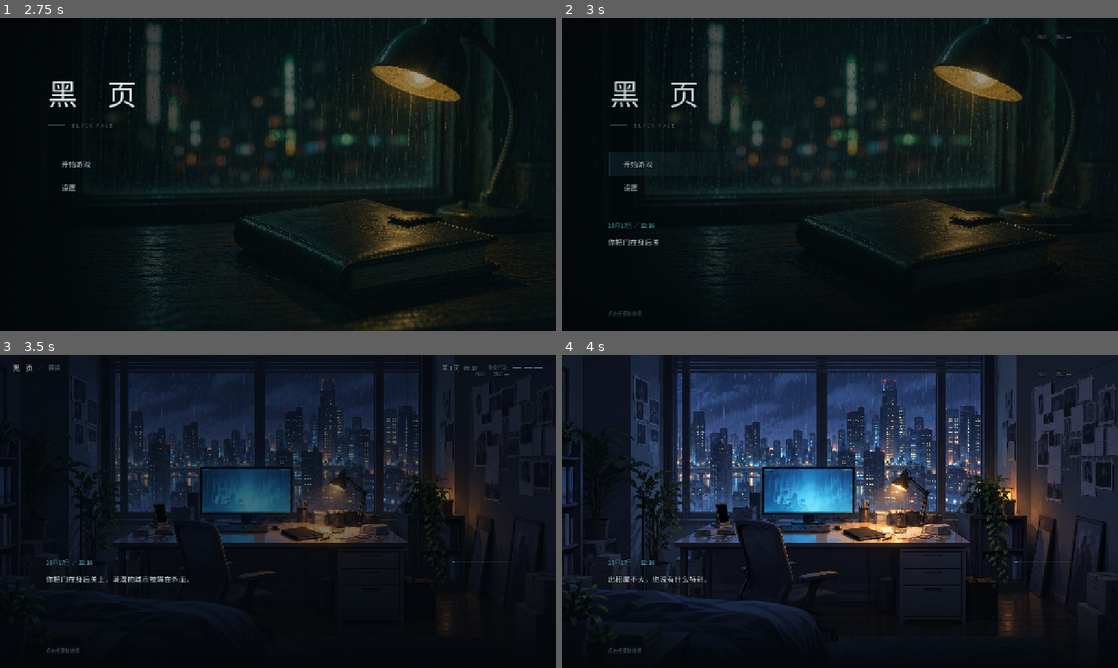
Above: before the commit, frames 1-4 (two rows, left to right).
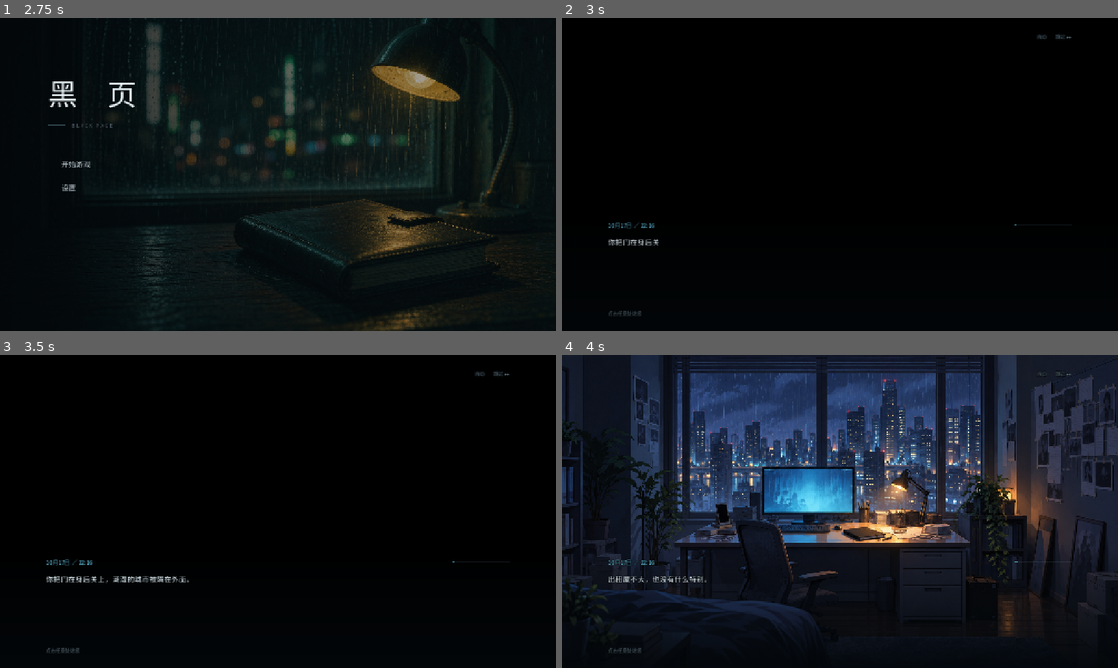
Above: after the commit, the same moments.

Repository: TreSir/-
Game: Godot game, scene res://scenes/black_page/main.tscn
The game is run twice, just before and just after one commit, with the same random seed, the same clock (stepped at 60 frames per second) and the same inputs.
Inputs (mouse positions are in pixels of both pictures, inside the frame that each line leads up to):
- Up to frame 1 (2.75 s): click (278, 174) at 0.5 s; click (278, 174) at 1.25 s; click (22, 30) at 2 s, where only the run before the commit has a clickable "黑 页"
- Up to frame 2 (3 s): click (689, 165) at 2.77 s
- Up to frame 3 (3.5 s): no input
- Up to frame 4 (4 s): tap Enter (ui_accept) at 3.5, 3.77 s; move the mouse to (962, 495) at 3.52 s; hold Right (ui_right) from 3.53 s (still down); tap Space at 3.6 s; click (962, 495) at 3.67 s

Frame 1 is identical in both runs. In frame 2, 31% of the frame differs, in the area x 8-100%, y 0-98%; in frame 3, 47%, in the area x 0-100%, y 0-90%; in frame 4, nothing differs.

Commit message:
修：序章里一直露着主界面 HUD + 第一页不是黑屏
用户圈出序章第一页右上角的「第 1 天 09:10 / 剩余行动 / 行动点」。复现后确认两个问题：

一、顶栏 HUD 压根没被藏过
   _build_topbar() 把这个 HUD 行**直接挂在主节点上**（add_child(row)），
   **不是 shell 的子节点**；而 _reveal_hud() 只藏了 shell + 侧栏。
   → 序章演出时顶栏一直露着，测试却全绿（测试只断言 shell.visible == false）。

   修：加 _topbar 引用，_reveal_hud 一并管它。

二、background = "black" 的页其实是透明的
   _apply_backdrop("black") 只把贴图置空 → 这一层透明 → 底下的主界面
   （房间插画 + HUD）整个透上来。策划案 §二 要的是黑屏。
   修：加 _blackout（实体黑 ColorRect），黑页显形、其它页收起。

⚠️ 这两条都是「测试全绿但画面是错的」——只有看图能发现。
顺带：_show_title 删除后重复定义的 _finish 也一并清掉了。

冒烟测试 87 项全过（退出码 0）。

Diff:
--- a/scripts/black_page/main.gd
+++ b/scripts/black_page/main.gd
@@ -44,6 +44,10 @@
 var game = Investigation.new()
 var scene_id := Scenes.ROOM
 var shell: Control
+## 顶栏（黑页／房间 · 第N天 · 剩余行动）。
+## 注意它**不是 shell 的子节点**：_build_topbar 直接挂在主节点上，
+## 所以 _reveal_hud 必须单独管它，否则序章演出时它会一直露着。
+var _topbar: Control
 var header: Label
 var notice: Label
 var modal: Control
@@ -198,6 +202,7 @@
 	row.offset_top = (UI.TOPBAR_H - 28) * 0.5
 	row.offset_bottom = row.offset_top + 28
 	add_child(row)
+	_topbar = row
 
 	var logo := Button.new()
 	logo.text = "黑　页"
@@ -825,6 +830,8 @@
 func _reveal_hud(visible_now: bool) -> void:
 	shell.visible = visible_now
 	_rail.visible = visible_now
+	# 顶栏是单独挂的（不是 shell 的子节点），漏了它序章里就会一直露着日期和行动点。
+	if _topbar != null: _topbar.visible = visible_now
 	# 热区跟着 HUD 一起收：序章演出时点背景不该有反应。
 	if _hotspot_layer != null: _hotspot_layer.visible = visible_now
 	# HUD 刚露出来时，侧栏条目要按当前进度重算一次，否则会带着上次的显示状态。
--- a/scripts/black_page/prologue.gd
+++ b/scripts/black_page/prologue.gd
@@ -102,6 +102,9 @@
 var card: Control
 
 var _backdrop: TextureRect
+## 黑幕：给 background = "black" 的页用。
+## 只把贴图置空的话，序章这层是透明的，底下的主界面会透上来。
+var _blackout: ColorRect
 var _catcher: Button
 var _body_scroll: ScrollContainer
 var _top: HBoxContainer
@@ -148,6 +151,13 @@
 	_backdrop.set_anchors_and_offsets_preset(Control.PRESET_FULL_RECT)
 	_backdrop.mouse_filter = Control.MOUSE_FILTER_IGNORE
 	add_child(_backdrop)
+
+	_blackout = ColorRect.new()
+	_blackout.color = Color.BLACK
+	_blackout.set_anchors_and_offsets_preset(Control.PRESET_FULL_RECT)
+	_blackout.mouse_filter = Control.MOUSE_FILTER_IGNORE
+	_blackout.visible = false
+	add_child(_blackout)
 
 	# 全屏点击接收层：放在最底层，上面的控件用 IGNORE 让点击落下来。
 	# 这样「点击任意处继续」不会和 _unhandled_input 打架。
@@ -452,13 +462,18 @@
 	var path := value
 	if path == "door": path = "res://assets/backgrounds/black_page_prologue_door_v1.png"
 	elif path == "note": path = "res://assets/backgrounds/black_page_prologue_notebook_v1.png"
+	# "black" 必须**画成黑的**。只把贴图置空的话这一层是透明的，
+	# 底下的主界面（房间插画 + HUD）会透上来——策划案 §二 要的是黑屏。
 	if path == "black" or path.is_empty():
 		_backdrop.texture = null
-		return
+		_blackout.visible = true
+		return
+	_blackout.visible = false
 	if not ResourceLoader.exists(path):
 		_backdrop.texture = null
 		return
 	_backdrop.texture = load(path)
+	_blackout.visible = false
 
 ## UV 比例 → 当前控件的像素矩形。热区和笔记本正文框都用它定位。
 func _uv_to_rect(uv: Array, view: Vector2) -> Rect2:
